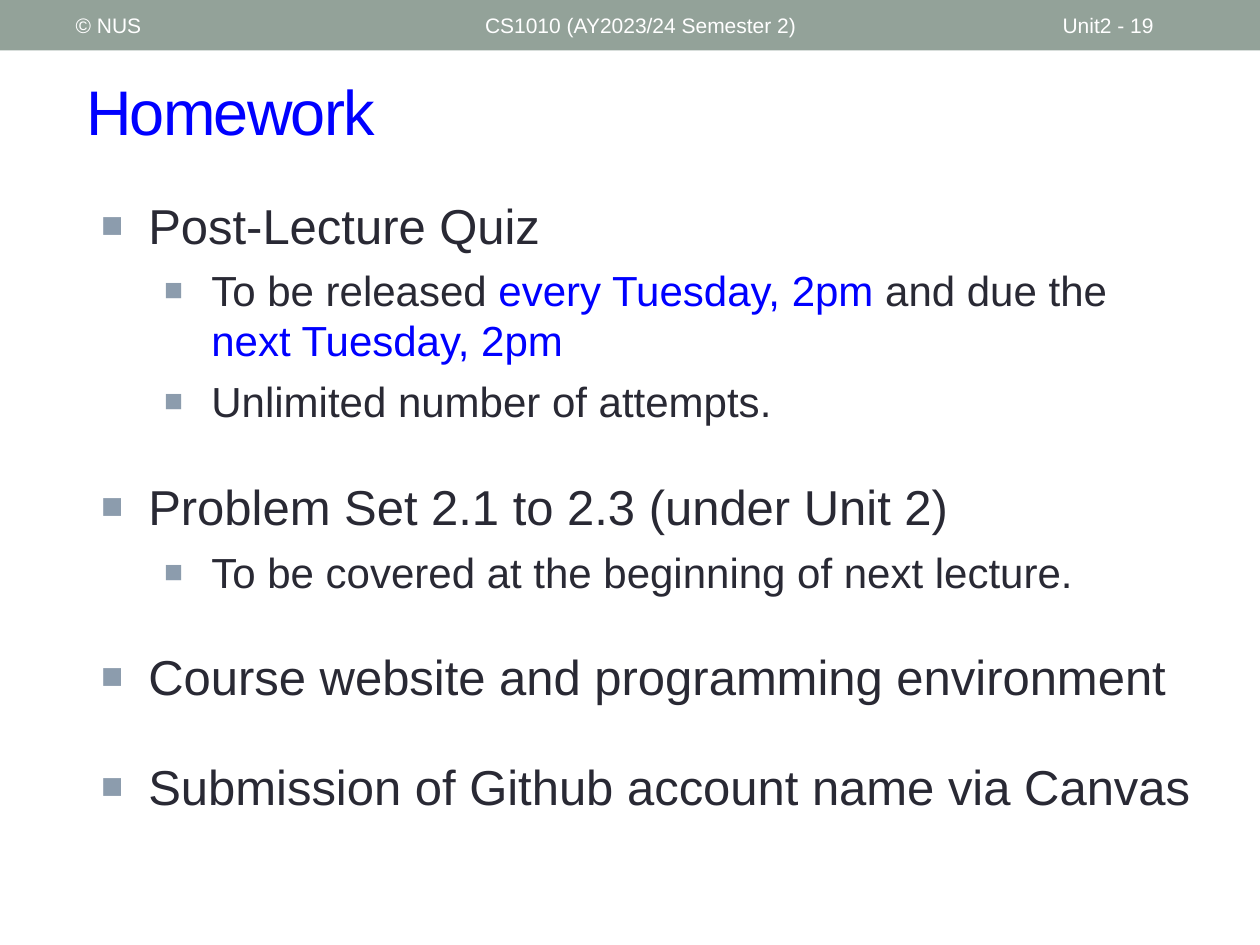
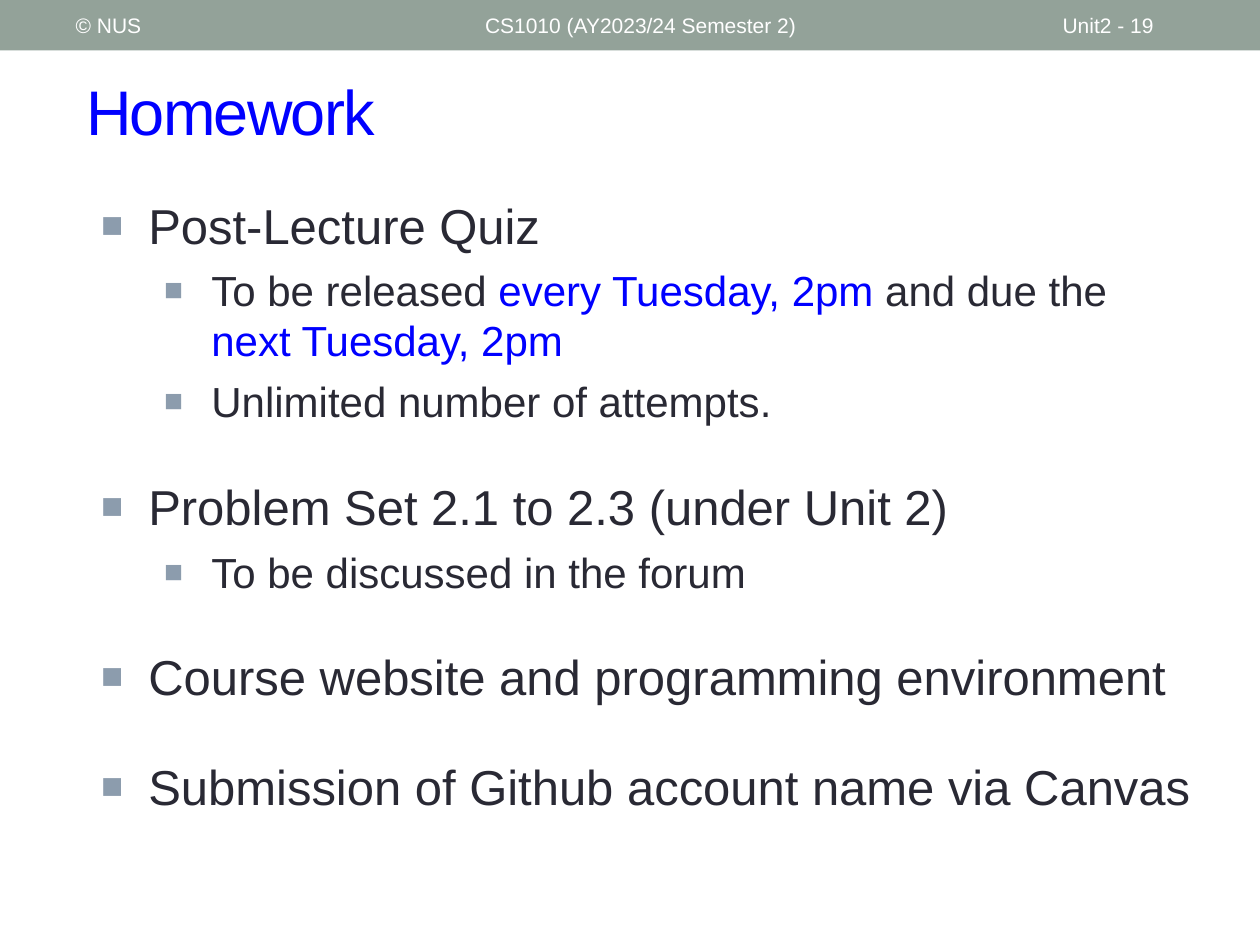
Before and after one commit to nus-cs1010-2425-s2/website, a slide deck: slide 19 of slides/Unit2_Computation Problems and Algorithms.pptx. Drawn at 1260x945 pixels with LibreOffice and Linux fonts; fonts in the diff are those of the drawing. Boxes give left, top, right and bottom in pixels: in the first picture for what was removed or moved away, otherwise in the second. Text is boxed around its words. In the diff, an @@ line names an element or a change of style, - is before the commit and + after.

```diff
--- a/slides/Unit2_Computation Problems and Algorithms.pptx
+++ b/slides/Unit2_Computation Problems and Algorithms.pptx
@@ text at <box>211,557,745,589</box>: text changed @@
-  ■ To be covered at the beginning of next lecture.
+  ■ To be discussed in the forum
```
Also in this commit, not shown: 1 other slide changed, 18 other files.
